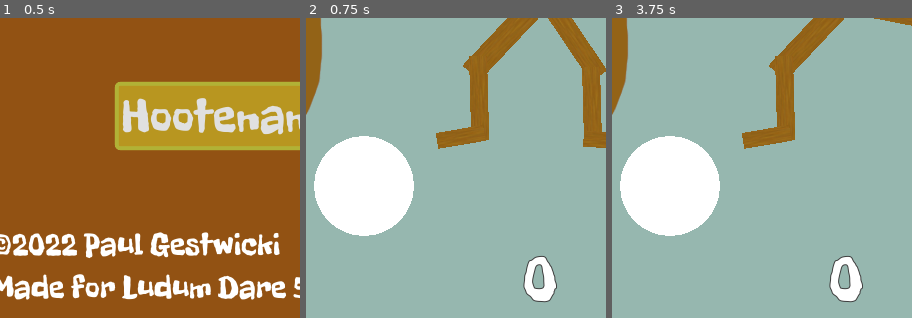
Above: before the commit, frames 1-3 (left to right).
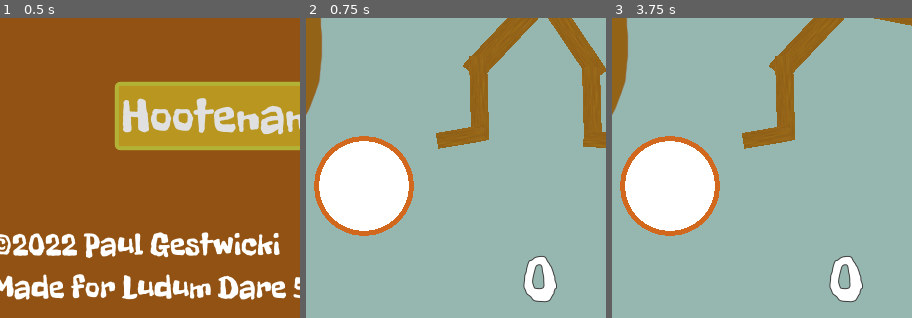
Above: after the commit, the same moments.

Repository: doctor-g/LD52
Game: Godot game, scene res://UI/MainMenuScreen.tscn
The game is run twice, just before and just after one commit, with the same random seed, the same clock (stepped at 60 frames per second) and the same inputs. Sound files missing from this copy of the repository are replaced by a short silence.
Inputs:
- Up to frame 1 (0.5 s): no input
- Up to frame 2 (0.75 s): click "Hootenanny" at 0.5 s
- Up to frame 3 (3.75 s): click "Play Again" at 1.25 s; click "Play Again" at 2 s; click "Play Again" at 2.75 s; hold Right (right) from 3.53 s (still down)
The pictures show only the part of the screen within x 11-61%, y 50-100%; the shares and areas given below are measured in that part.

Frame 1 is identical in both runs. In frame 2, 1.6% of the frame differs, in the area x 2-36%, y 39-73%; in frame 3, 1.6%.

Commit message:
Improve target rendering... slightly

Diff:
--- a/project/Game/HighlightArea.gd
+++ b/project/Game/HighlightArea.gd
@@ -19,4 +19,5 @@
 		pixels_per_second = Globals.pixels_per_second
 
 	var radius := tolerance * pixels_per_second
-	draw_circle(Vector2.ZERO, radius, Color.white)
+	draw_circle(Vector2.ZERO, radius, Color.chocolate)
+	draw_circle(Vector2.ZERO, radius - 5.0, Color.white)
